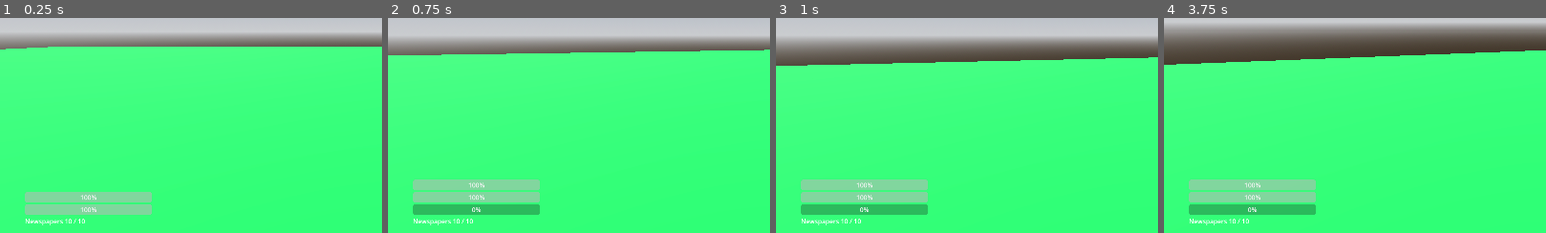
Above: before the commit, frames 1-4 (left to right).
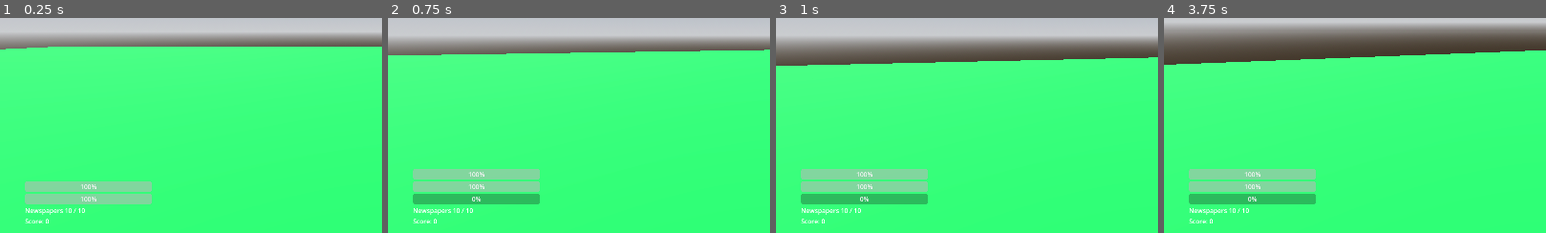
Above: after the commit, the same moments.

Repository: Felle26/neues-spiel
Game: Godot game, scene res://World/TestLevel.tscn
Two runs of this game, one before a commit and one after it. Both use one fixed random seed, a clock stepped at 60 frames per second and the inputs below.
Inputs (mouse positions are % of the whole screen's width and height, from its top left):
- Up to frame 1 (0.25 s): no input
- Up to frame 2 (0.75 s): tap Enter at 0.5 s; move the mouse to (55, 50) at 0.52 s; hold W (move_forward) from 0.53 s (still down); hold Right mouse button (aim) from 0.53 s (still down)
- Up to frame 3 (1 s): keep holding W (move_forward); keep holding Right mouse button (aim); tap Space (jump) at 0.77 s
- Up to frame 4 (3.75 s): keep holding W (move_forward); move the mouse to (45, 50) at 1.27 s; release Right mouse button (aim) at 1.28 s; click (45, 50) at 1.35 s; tap Space (jump) at 1.52, 2.75, 3.02 s; move the mouse to (52, 48) at 2.02 s; hold F (interact) 2.03-2.78 s; move the mouse to (49, 52) at 2.77 s; tap Shift (run) at 2.85 s; move the mouse to (57, 51) at 3.52 s; hold Right mouse button (aim) from 3.53 s (still down)
The pictures show only the part of the screen within x 0-50%, y 47-97%; the shares and areas given below are measured in that part.

The runs differ from the first frame. In frame 1, 4.1% of the frame differs, in the area x 6-40%, y 76-97%; in frame 2, 6.0%; in frame 3, 6.0%; in frame 4, 6.0%, in the area x 6-40%, y 70-97%.

Commit message:
Füge Punktesystem und Zeitungszielmechanik hinzu

Diff:
--- a/World/TestLevel.tscn
+++ b/World/TestLevel.tscn
@@ -1,6 +1,7 @@
 [gd_scene format=3 uid="uid://1uscl6xjeyky"]
 
 [ext_resource type="PackedScene" uid="uid://dqu1i03enuje5" path="res://player/Player.tscn" id="1_ilf7g"]
+[ext_resource type="PackedScene" uid="uid://dwpdumtbtx4qe" path="res://assets/props/TargetZone/newspaperTargetZone.tscn" id="1_j7nd8"]
 [ext_resource type="PackedScene" uid="uid://fsvv0ot32ssi" path="res://player/HUD.tscn" id="2_l2hm1"]
 
 [sub_resource type="StandardMaterial3D" id="StandardMaterial3D_l2hm1"]
@@ -39,6 +40,12 @@
 size = Vector3(53, 1, 60)
 material = SubResource("StandardMaterial3D_l2hm1")
 
+[node name="CSGBox3D2" type="CSGBox3D" parent="lighting" unique_id=867629063]
+transform = Transform3D(1, 0, 0, 0, -4.371139e-08, 1, 0, -1, -4.371139e-08, -17, 3, 32)
+use_collision = true
+size = Vector3(53, 1, 6)
+material = SubResource("StandardMaterial3D_l2hm1")
+
 [node name="Assets" type="Node3D" parent="lighting" unique_id=1758055580]
 
 [node name="DirectionalLight3D" type="DirectionalLight3D" parent="lighting" unique_id=2080303431]
@@ -48,6 +55,10 @@
 [node name="WorldEnvironment" type="WorldEnvironment" parent="lighting" unique_id=876321631]
 environment = SubResource("Environment_j7nd8")
 
+[node name="Area3D" parent="lighting" unique_id=667454330 instance=ExtResource("1_j7nd8")]
+transform = Transform3D(1, 0, 0, 0, 1, 0, 0, 0, 1, -7, 0, 31)
+script = null
+
 [node name="Player_Stuff" type="Node3D" parent="." unique_id=1136020849]
 
 [node name="Player" parent="Player_Stuff" unique_id=1615324628 instance=ExtResource("1_ilf7g")]
--- /dev/null
+++ b/assets/props/TargetZone/newspaperTargetZone.tscn
@@ -0,0 +1,18 @@
+[gd_scene format=3 uid="uid://dwpdumtbtx4qe"]
+
+[ext_resource type="Script" path="res://assets/props/TargetZone/newspaper_target_zone.gd" id="1_26k8n"]
+
+[sub_resource type="BoxShape3D" id="BoxShape3D_jomk3"]
+
+[sub_resource type="BoxMesh" id="BoxMesh_qjbya"]
+
+[node name="Area3D" type="Area3D" unique_id=667454330]
+script = ExtResource("1_26k8n")
+
+[node name="NewspaperTargetZone" type="CollisionShape3D" parent="." unique_id=1458473497]
+transform = Transform3D(1, 0, 0, 0, 1, 0, 0, 0, 1, 0, 0.5, 0)
+shape = SubResource("BoxShape3D_jomk3")
+
+[node name="MeshInstance3D" type="MeshInstance3D" parent="." unique_id=652755725]
+transform = Transform3D(1, 0, 0, 0, 1, 0, 0, 0, 1, 0, 0.5, 0)
+mesh = SubResource("BoxMesh_qjbya")
--- /dev/null
+++ b/assets/props/TargetZone/newspaper_target_zone.gd
@@ -0,0 +1,32 @@
+extends Area3D
+
+@export var score_value := 100
+
+
+func _ready():
+	body_entered.connect(_on_body_entered)
+
+
+func _on_body_entered(body):
+	if not is_valid_newspaper(body):
+		return
+
+	body.set_meta("is_scored_newspaper", true)
+	body.remove_from_group("newspaper_pickups")
+
+	var player = get_tree().get_first_node_in_group("player")
+	if player != null and player.has_method("add_score"):
+		player.add_score(score_value)
+
+
+func is_valid_newspaper(body):
+	if not body is RigidBody3D:
+		return false
+
+	if body.name != "NewsPaper":
+		return false
+
+	if body.get_meta("is_scored_newspaper", false):
+		return false
+
+	return true
--- a/player/HUD.tscn
+++ b/player/HUD.tscn
@@ -37,11 +37,15 @@
 layout_mode = 2
 text = "Newspapers 1 / 8"
 
+[node name="ScoreLabel" type="Label" parent="MarginContainer/VBoxContainer" unique_id=190335411]
+layout_mode = 2
+text = "Score: 0"
+
 [node name="PickupPrompt" type="Label" parent="." unique_id=172945810]
 visible = false
 offset_left = 836.0
 offset_top = 608.0
 offset_right = 1082.0
 offset_bottom = 644.0
-text = "Druecke F zum Aufsammeln"
+text = "Drücke F zum Aufsammeln"
 horizontal_alignment = 1
--- a/player/hud.gd
+++ b/player/hud.gd
@@ -4,6 +4,7 @@
 @onready var health_bar: ProgressBar = $MarginContainer/VBoxContainer/HealthBar
 @onready var throw_bar: ProgressBar = $MarginContainer/VBoxContainer/ThrowBar
 @onready var newspaper_label: Label = $MarginContainer/VBoxContainer/newspaper
+@onready var score_label: Label = $MarginContainer/VBoxContainer/ScoreLabel
 @onready var pickup_prompt: Label = $PickupPrompt
 
 func _ready():
@@ -26,5 +27,8 @@
 func set_newspaper_count(current_value, max_value):
 	newspaper_label.text = "Newspapers %d / %d" % [current_value, max_value]
 
+func set_score(value):
+	score_label.text = "Score: %d" % value
+
 func set_pickup_prompt(visible_state):
 	pickup_prompt.visible = visible_state
--- a/player/player.gd
+++ b/player/player.gd
@@ -29,6 +29,9 @@
 #health System
 @export var max_health := 100.0
 var health := max_health
+
+#score system
+var score := 0
 
 #throwing system
 @export var max_newspapers := 10
@@ -55,6 +58,7 @@
 	print("HUD:", hud)
 	head = $Head
 	newspaper_count = max_newspapers
+	add_to_group("player")
 	Input.set_mouse_mode(Input.MOUSE_MODE_CAPTURED)
 
 
@@ -159,6 +163,7 @@
 	hud.set_stamina(stamina)
 	hud.set_throw_charge(is_aiming, throw_force, max_throw_force)
 	hud.set_newspaper_count(newspaper_count, max_newspapers)
+	hud.set_score(score)
 	hud.set_pickup_prompt(current_pickup_target != null and newspaper_count < max_newspapers)
 
 func update_throw_charge(delta):
@@ -193,7 +198,7 @@
 		collider.queue_free()
 
 func is_newspaper_pickup(collider):
-	return collider.is_in_group("newspaper_pickups") or collider.name == "NewsPaper"
+	return (collider.is_in_group("newspaper_pickups") or collider.name == "NewsPaper") and not collider.get_meta("is_scored_newspaper", false)
 
 func process_pickup_request():
 	if not pending_pickup_request:
@@ -220,3 +225,6 @@
 		return collider
 
 	return null
+
+func add_score(points):
+	score += points
Not shown, added: assets/props/TargetZone/newspaper_target_zone.gd.uid
